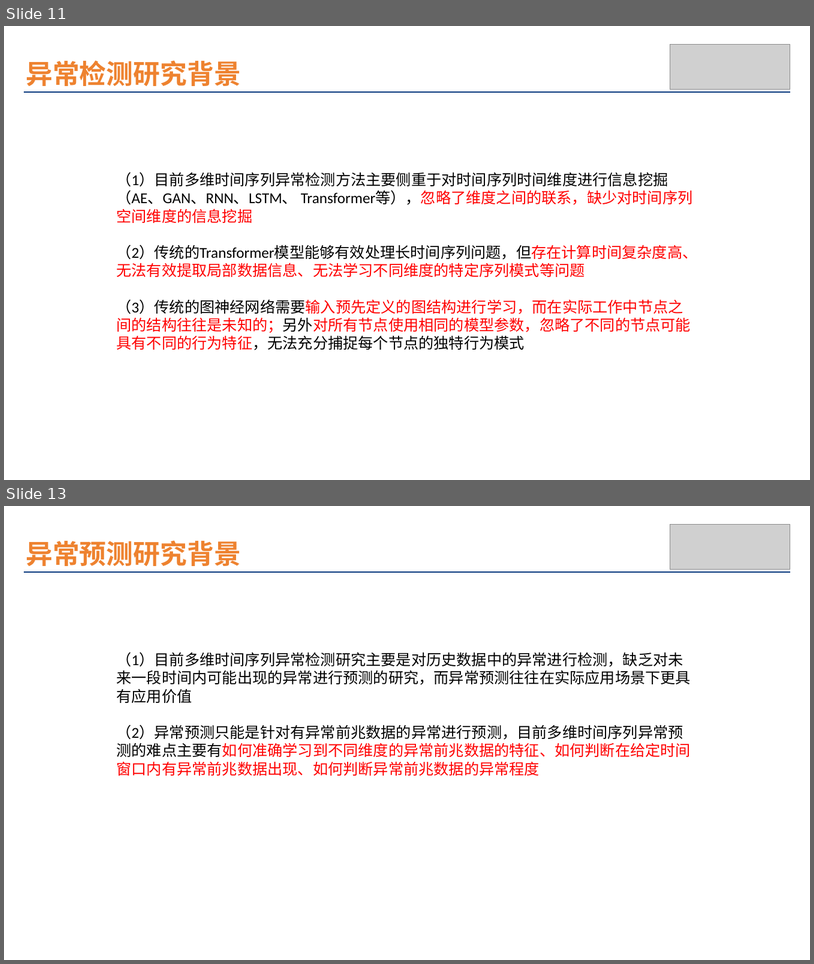
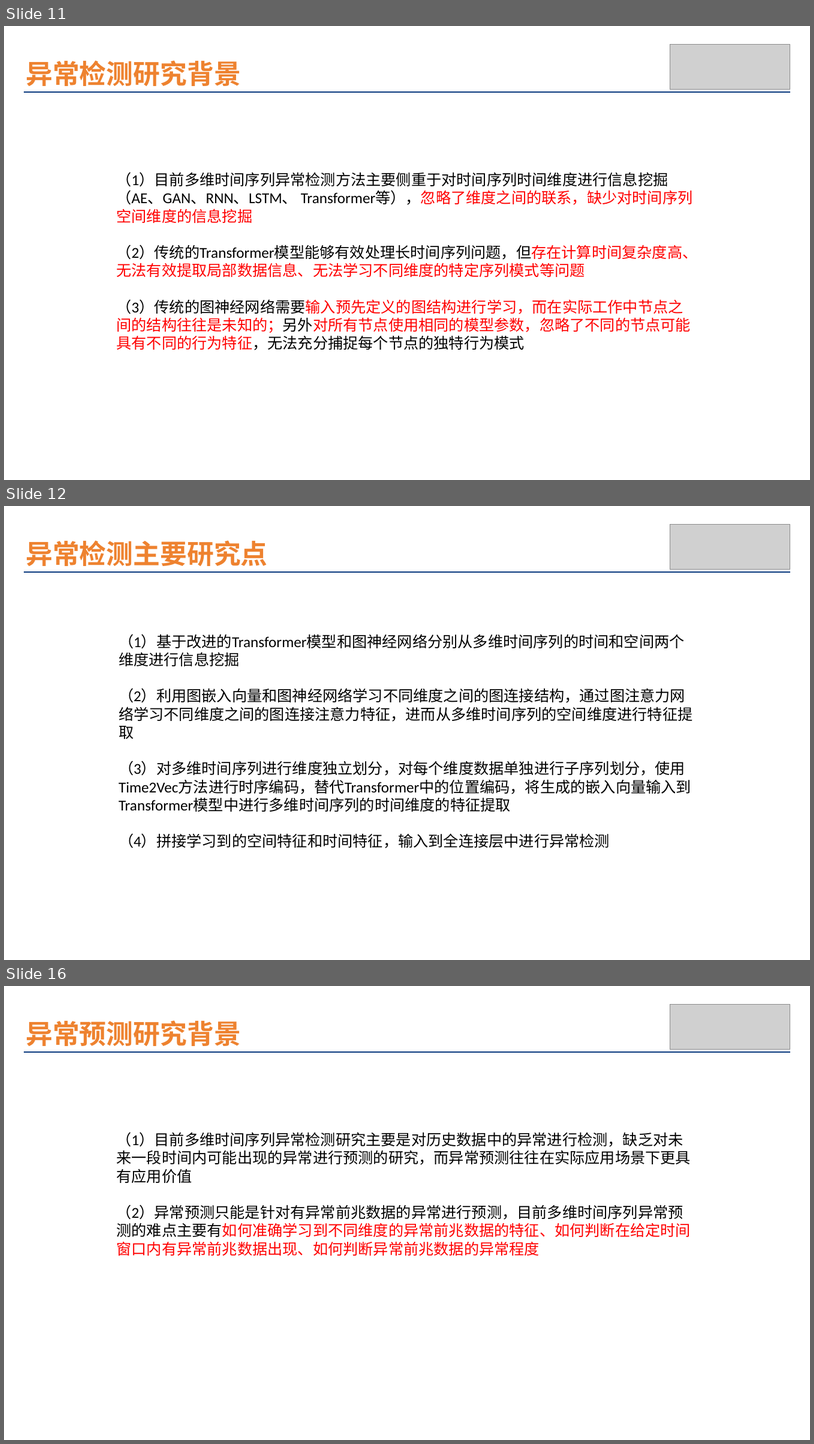
Before and after one commit to wuchenhu98/lunwen, a slide deck: 论文插图.pptx. Shown one above the other, each under a label of ours: slides 11 and 13 before the commit, slides 11, 12 and 16 after it; the slides between them are not shown. The pictures are 814x964 and 814x1444 pixels, drawn with LibreOffice and Linux fonts; fonts in the diff are those of the drawing; grey boxes stand for pictures. Boxes give left, top, right and bottom in pixels: in the first picture for what was removed or moved away, otherwise in the second. Text is boxed around its words. In the diff, an @@ line names an element or a change of style, - is before the commit and + after.

```diff
--- a/论文插图.pptx
+++ b/论文插图.pptx
@@ slide 12 added at (x1=4, y1=506, x2=810, y2=960), background #FFFFFF @@
@@ text added at (x1=26, y1=540, x2=267, y2=566), 32 pt, text #EE822F, bold @@
+异常检测主要研究点
@@ picture added at (x1=671, y1=524, x2=791, y2=569) @@
@@ line added from (24, 572) to (791, 572), #09397E 1 pt @@
@@ text added at (x1=119, y1=634, x2=693, y2=848), 18 pt, text #000000 @@
+（1）基于改进的Transformer模型和图神经网络分别从多维时间序列的时间和空间两个维度进行信息挖掘
+（2）利用图嵌入向量和图神经网络学习不同维度之间的图连接结构，通过图注意力网络学习不同维度之间的图连接注意力特征，进而从多维时间序列的空间维度进行特征提取
+（3）对多维时间序列进行维度独立划分，对每个维度数据单独进行子序列划分，使用Time2Vec方法进行时序编码，替代Transformer中的位置编码，将生成的嵌入向量输入到Transformer模型中进行多维时间序列的时间维度的特征提取
+（4）拼接学习到的空间特征和时间特征，输入到全连接层中进行异常检测
@@ what was slide 13 is now slide 16 @@
```
Also in this commit, not shown: 6 other slides added, 2 slides removed.
